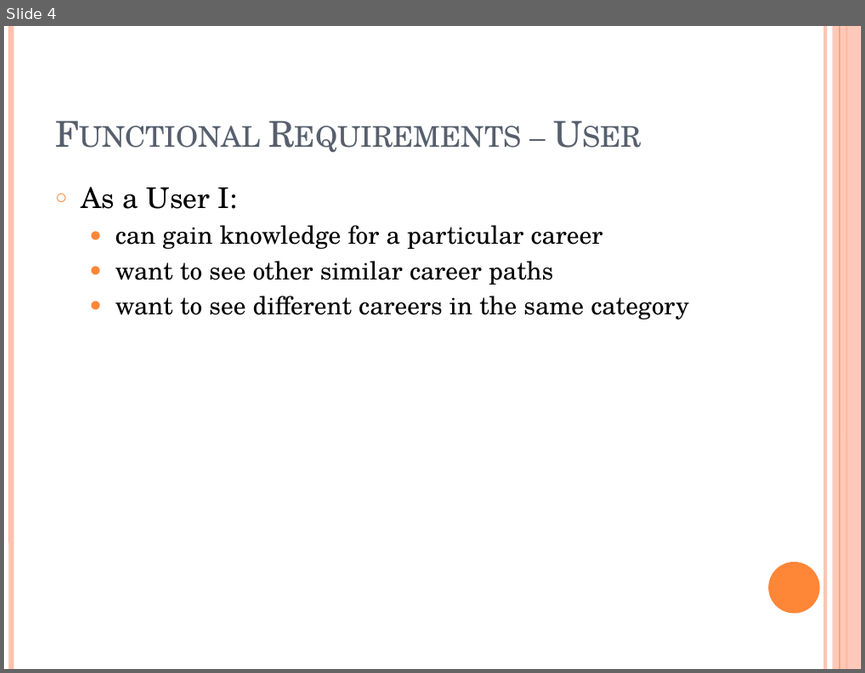
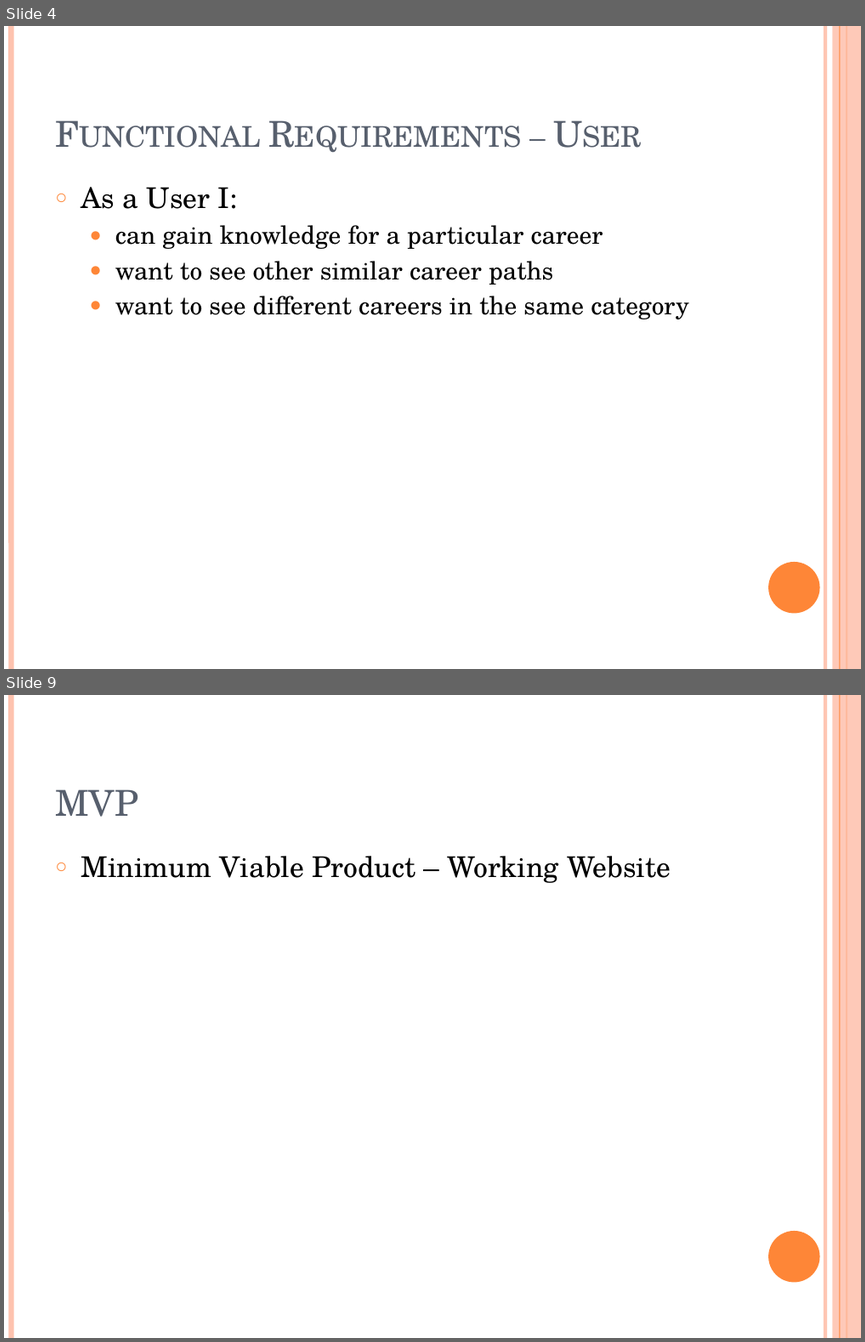
Before and after one commit to bltdevnz/blt.github.io, a slide deck: TechnicalDefense.pptx. Shown one above the other, each under a label of ours: slide 4 before the commit, slides 4 and 9 after it; the slides between them are not shown. The pictures are 865x673 and 865x1342 pixels, drawn with LibreOffice and Linux fonts; fonts in the diff are those of the drawing. Boxes give left, top, right and bottom in pixels: in the first picture for what was removed or moved away, otherwise in the second. Text is boxed around its words. In the diff, an @@ line names an element or a change of style, - is before the commit and + after.

```diff
--- a/TechnicalDefense.pptx
+++ b/TechnicalDefense.pptx
@@ slide 9 added at <box>4,695,861,1338</box>, background #FFFFFF; not listed: 6 template elements that a slide beside it also shows @@
@@ title added at <box>55,789,138,817</box>, 30 pt, text #575F6D, small capitals @@
+MVP
@@ text added at <box>81,856,670,883</box>, 24 pt, text #000000 @@
+○ Minimum Viable Product – Working Website
```
Also in this commit, not shown: 3 slides changed, 3 other slides added, 3 slides removed.
